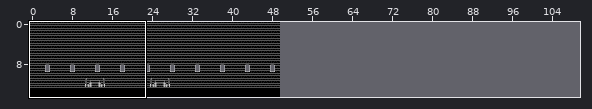
Tiled map (JSON), stored at assets/levels/level_0.json. Above: a wide view before the commit, with the close-up outlined.
Close-up. Before the commit:
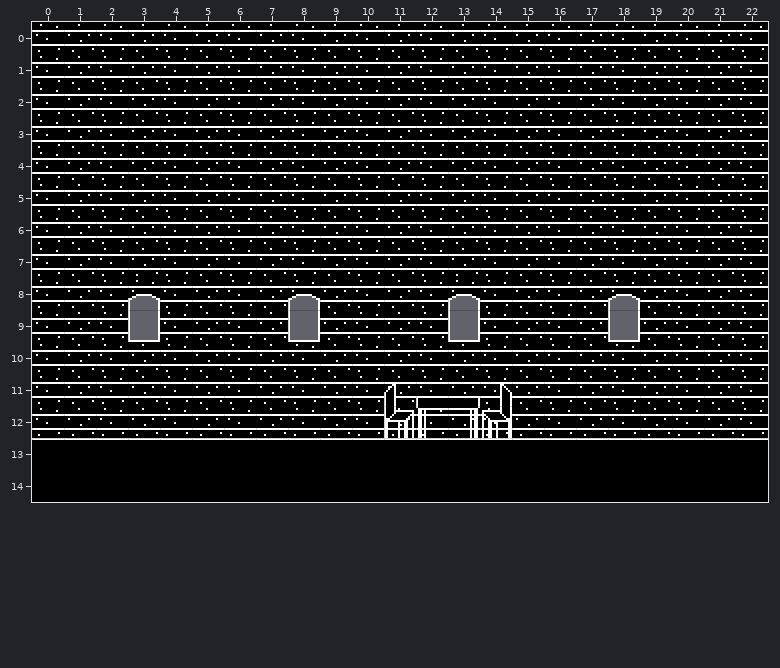
Cells are 16x16 px. Shown: x 0..22, y 0..14. The commit also changed other parts of the map, which this record leaves out. The old version is drawn lined up with the new one.
New version:
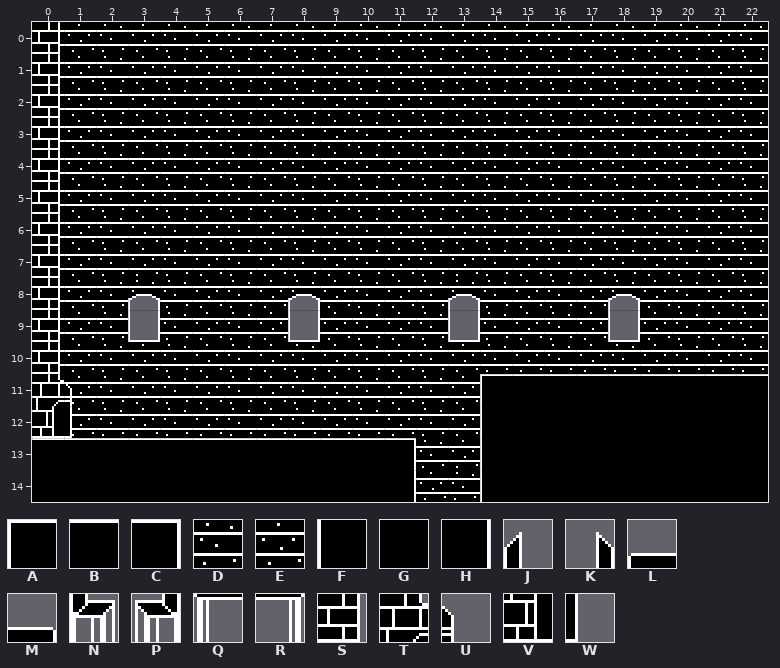
Key: from "tileset": A 0, B 1, C 2, D 6, E 7, F 16, G 17, H 18, J 96, K 97, L 98, M 99, N 112, P 113, Q 114, R 115, S 192, T 208, U 209, V 224, W 225.
_ is an empty cell.
Edits made:
{"change": "map size 50x15 -> 150x15 cells"}
{"where": "layer \"Background\""}
{"y":14,"x":12,"old":"__","new":"ED"}
{"where": "layer \"Ground\""}
{"y":0,"x":0,"old":"_","new":"S"}
{"y":1,"x":0,"old":"_","new":"S"}
{"y":2,"x":0,"old":"_","new":"S"}
{"y":3,"x":0,"old":"_","new":"S"}
{"y":4,"x":0,"old":"_","new":"S"}
{"y":5,"x":0,"old":"_","new":"S"}
{"y":6,"x":0,"old":"_","new":"S"}
{"y":7,"x":0,"old":"_","new":"S"}
{"y":8,"x":0,"old":"_","new":"S"}
{"y":9,"x":0,"old":"_","new":"S"}
{"y":10,"x":0,"old":"_","new":"S"}
{"y":11,"x":0,"old":"__","new":"TU"}
{"y":11,"x":11,"old":"JLMK________","new":"___ABBBBBBBB"}
{"y":12,"x":0,"old":"__","new":"VW"}
{"y":12,"x":11,"old":"NQRP________","new":"___FGGGGGGGG"}
{"y":13,"x":11,"old":"BBBBBBBBBBBB","new":"C__FGGGGGGGG"}
{"y":14,"x":11,"old":"GGGG","new":"H__F"}
{"label":"added","picture_box":[32,22,72,438]}
{"label":"changed","picture_box":[384,374,768,502]}
